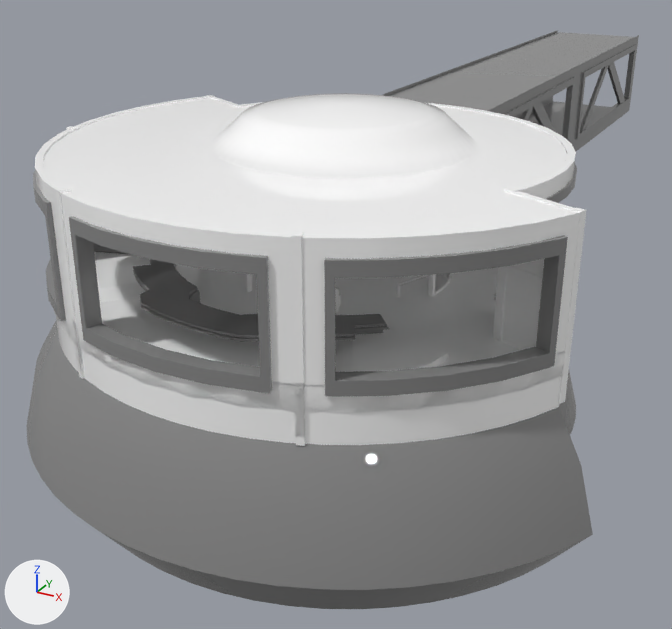
Before and after pictures for a commit that changed the FBX model Assets/Art/Level Design/Map01/Map01.fbx.
The view is the same before and after, from a 50 mm lens placed at (46.5, -85.4, 37.0), pointed at (-11.5, 20.2, -15.8). The lights are fixed; the arrows at lower left show +X, +Y and +Z. Where no turn or scale is listed for an object, it has been applied to the vertices. Vertices at the same position are counted once.

Script lines for the objects in view, before the commit:
```python
ob_backwall = bpy.data.objects.new('Backwall', me_mesh_026)
ob_backwall.location = (1.1, -1.1, 0.0)
ob_booths = bpy.data.objects.new('Booths', me_mesh_027)
ob_booths.location = (1.1, -1.1, 0.0)
ob_counterbottom = bpy.data.objects.new('CounterBottom', me_mesh_025)
ob_counterbottom.location = (1.1, -0.7, 0.0)
ob_countertop = bpy.data.objects.new('CounterTop', me_mesh_022)
ob_countertop.location = (1.1, -0.7, 0.0)
ob_disapearingceiling = bpy.data.objects.new('DisapearingCeiling', me_mesh_021)
ob_disapearingceiling.location = (1.1, -1.1, 14.0)
ob_disapearingwall = bpy.data.objects.new('DisapearingWall', me_mesh_010)
ob_disapearingwall.location = (1.1, -1.1, 0.0)
ob_hallway002 = bpy.data.objects.new('Hallway002', me_mesh_018)
ob_hallway002.location = (0.3, 62.4, 12.2)
ob_hallwaywindowframe_001 = bpy.data.objects.new('HallwayWindowFrame.001', me_mesh_019)
ob_hallwaywindowframe_001.location = (0.3, 62.3, 12.6)
ob_object002 = bpy.data.objects.new('Object002', me_mesh_023)
ob_object002.location = (-15.9, -14.5, 0.8)
# also in view: 'Disapearingframes' at (0.7, -22.6, 7.3); 'MainWalls' at (-1.0, 6.1, 7.4); 'Base' at (-0.3, -5.4, -11.6); 'HallwayWindowFrame' at (0.3, 41.4, 7.6); 'MainWallLeftSide' at (25.6, -11.5, 5.9)
```
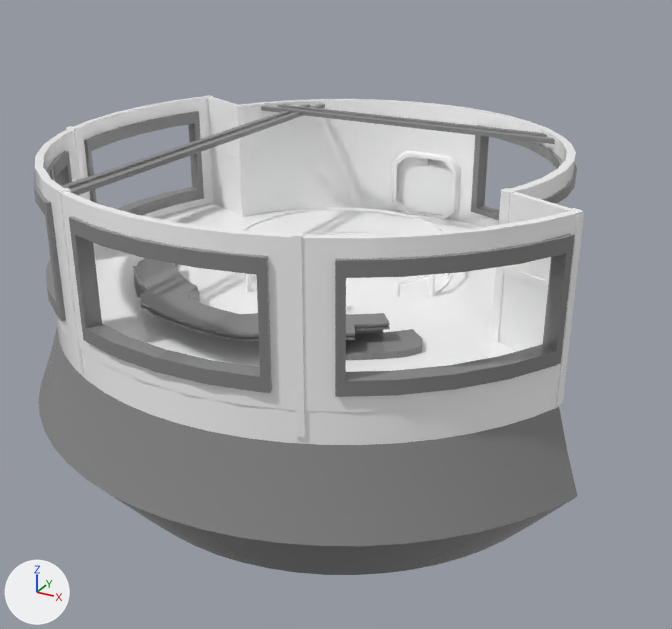
Where the change shows, as pixel boxes (x1, y1, x2, y2) in the pictures (672 x 629 px; the box of a moved part takes in the faces that stretch with it):
'Base', reshaped (14% shorter): before (26, 321, 593, 609); after (39, 328, 577, 575)
'DisapearingCeiling', deleted: before (44, 93, 570, 235)
'Disapearingframes', reshaped: before (33, 171, 568, 397); after (33, 150, 575, 397)
'MainWallLeftSide', reshaped, moved, turned: before (493, 187, 587, 404); after (490, 188, 584, 405)
'Counter', added: after (133, 258, 423, 360)
'Hallway001', deleted: before (383, 58, 579, 143)
'Object002', deleted: before (99, 256, 448, 372)
'Hallway002', deleted: before (483, 30, 639, 151)
'CounterTop', deleted (black): before (133, 259, 387, 338)
'Backwall', deleted: before (54, 312, 564, 446)
'HallwayWindowFrame.001', deleted: before (576, 44, 636, 139)
'HallwayWindowFrame', deleted: before (504, 77, 575, 141)
'CounterBottom', deleted (black): before (133, 263, 389, 342)
'Booths', deleted: before (93, 243, 128, 254)
part 2 of me_mesh_012, moved or reshaped: before (324, 235, 568, 397); after (335, 234, 575, 397)
part 3 of me_mesh_010, moved or reshaped: before (292, 231, 303, 236); after (329, 235, 362, 387)
part 4 of me_mesh_010, added: after (545, 211, 577, 382)
part 5 of me_mesh_017, moved or reshaped: before (506, 266, 543, 286); after (504, 266, 549, 291)
part 6 of me_mesh_017, added: after (499, 192, 571, 351)
part 7 of me_mesh_017, added: after (490, 188, 516, 342)
part 8 of me_mesh_017, added: after (556, 208, 584, 405)
part 9 of me_mesh_017, deleted: before (502, 191, 573, 350)
part 10 of me_mesh_017, deleted: before (493, 187, 518, 341)
part 11 of me_mesh_017, deleted: before (559, 207, 587, 404)
'MainWalls', unchanged, uncovered by the edit: before (207, 95, 576, 199); after (205, 95, 576, 227)
'Rafters', unchanged, uncovered by the edit: after (62, 104, 555, 195)
'WindowFrame', unchanged, uncovered by the edit: before (545, 165, 577, 203); after (84, 111, 577, 221)
'MainWallsRightSide', unchanged, uncovered by the edit: before (66, 96, 209, 131); after (66, 96, 213, 247)

What changed in the scene script:
```text
Change me_mesh_010:
    remove me_mesh_010.from_pydata(...)  # 340 vertices, 241 faces; spans x -29.3..28.3, y -30.7..-8.9, z -2.4..14.7
    add me_mesh_010.from_pydata(...)  # 344 vertices, 243 faces; spans x -29.3..28.3, y -30.7..-8.9, z -2.4..14.7
    me_mesh_010 part 3: 4 vertices removed from x 10.8..11.8, y -28.7..-27.6, z 14.7; 4 vertices added at x 14.1..14.4, y -27.1..-26.4, z 12.2..14.6
    me_mesh_010 part 4: 8 vertices added at x 26.9..27.6, y -13.4..-13.1, z 0.0..14.6
Change me_mesh_012:
    where me_mesh_012.from_pydata(...)  # 264 vertices, 264 faces; spans x -28.5..27.7, y -31.1..-11.8, z 1.6..13.0
    me_mesh_012 part 2: the loose piece of 88 vertices spanning x 12.8..27.7, y -28.0..-13.4, z 1.6..13.0 is turned 1.5 degrees about the z axis through the mesh origin
Change me_mesh_017:
    used by ob_mainwallleftside; location = (25.6, -11.5, 5.9); rotation_euler = (0.0, 0.0, -0.00495), in degrees (0, 0, -0.3); scale = (0.01, 0.01, 0.01)
    remove me_mesh_017.from_pydata(...)  # 167 vertices, 137 faces; spans x -395.0..395.0, y -200.0..200.0, z -871.0..871.0
    add me_mesh_017.from_pydata(...)  # 126 vertices, 105 faces; spans x 2043.0..2833.0, y -1275.0..-874.0, z -278.0..1463.0
    me_mesh_017 part 5: the loose piece of 28 vertices spanning x -315.0..337.0, y -173.0..161.0, z 127.0..205.0 is moved by (2438.0, -1074.0, 593.0)
    me_mesh_017 part 6: a new loose piece of 42 vertices spanning x 2064.0..2808.0, y -1251.0..-878.0, z 19.0..1454.0, in mat_material__3 (its picture is missing)
    me_mesh_017 part 7: a new loose piece of 28 vertices spanning x 2043.0..2163.0, y -981.0..-874.0, z -278.0..1463.0, in mat_material__3 (its picture is missing)
    me_mesh_017 part 8: a new loose piece of 28 vertices spanning x 2712.0..2833.0, y -1275.0..-1168.0, z -278.0..1463.0, in mat_material__3 (its picture is missing)
    me_mesh_017 part 9: the loose piece of 75 vertices spanning x -374.0..370.0, y -177.0..196.0, z -552.0..862.0 is deleted
    me_mesh_017 part 10: the loose piece of 32 vertices spanning x -395.0..-274.0, y 93.0..200.0, z -871.0..871.0 is deleted
    me_mesh_017 part 11: the loose piece of 32 vertices spanning x 274.0..395.0, y -200.0..-93.0, z -871.0..871.0 is deleted
Change me_mesh_007:
    remove me_mesh_007.from_pydata(...)  # 276 vertices, 207 faces; spans x -34.3..33.7, y -36.2..25.4, z -20.0..-3.2
    add me_mesh_007.from_pydata(...)  # 330 vertices, 264 faces; spans x -32.3..31.9, y -34.7..23.5, z -20.0..-3.2
    me_mesh_007 part 1: 210 vertices removed from x -34.3..33.7, y -36.2..25.4, z -20.0..-3.2; 264 vertices added at x -32.3..31.9, y -34.7..23.5, z -20.0..-7.2
Remove ob_object002:
    ob_object002 = bpy.data.objects.new('Object002', me_mesh_023)
Remove ob_hallway002:
    ob_hallway002 = bpy.data.objects.new('Hallway002', me_mesh_018)
Remove ob_booths:
    ob_booths = bpy.data.objects.new('Booths', me_mesh_027)
Change ob_mainwallleftside:
    ob_mainwallleftside.rotation_euler: (0.0, 0.0, -0.00495) -> (0.0, 0.0, 0.0)  # degrees (0, 0, -0.3) -> degrees (0, 0, 0)
    ob_mainwallleftside.location: (25.6, -11.5, 5.9) -> (1.1, -1.1, 0.0)
Remove ob_hallwaywindowframe_001:
    ob_hallwaywindowframe_001 = bpy.data.objects.new('HallwayWindowFrame.001', me_mesh_019)
Remove ob_countertop:
    ob_countertop = bpy.data.objects.new('CounterTop', me_mesh_022)
Remove ob_disapearingceiling:
    ob_disapearingceiling = bpy.data.objects.new('DisapearingCeiling', me_mesh_021)
Remove ob_counterbottom:
    ob_counterbottom = bpy.data.objects.new('CounterBottom', me_mesh_025)
Remove ob_backwall:
    ob_backwall = bpy.data.objects.new('Backwall', me_mesh_026)
Remove ob_hallwaywindowframe:
    ob_hallwaywindowframe = bpy.data.objects.new('HallwayWindowFrame', me_mesh_014)
Remove ob_hallway001:
    ob_hallway001 = bpy.data.objects.new('Hallway001', me_mesh_009)
Add ob_counter:
    ob_counter = bpy.data.objects.new('Counter', me_mesh_009_1)  # 370 vertices, 323 faces; spans x -20.1..16.1, y -24.9..-7.1, z 0.5..3.1; in mat_material__6 (its picture is missing)
    ob_counter.location = (1.1, -0.7, 0.0)
```
